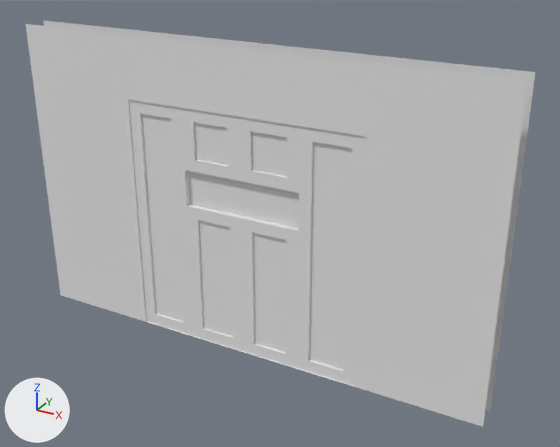
Before and after pictures for a commit that changed the Blender file Assets/LD/Models/Structure/BlastDoor/BlastDoor.blend.
One viewpoint serves both versions: a 50 mm camera at (2.9, -4.73, 3.55) aimed at (0.25, 0.09, 1.14). Every picture has the same lights, and +X, +Y and +Z are marked at lower left.

Names of what the first picture shows: 'BlastDoor', 'Wall'.
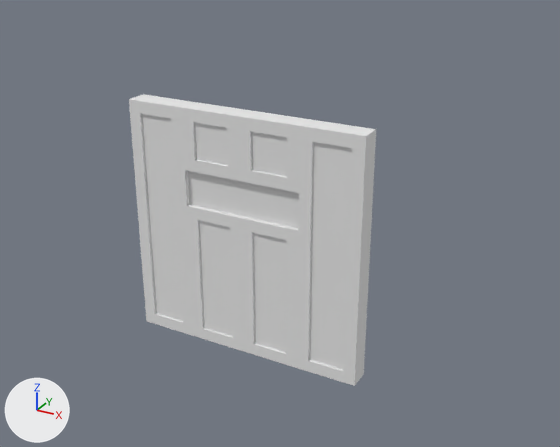
Pixel boxes [x1, y1, x2, y2] of what changed, in the pictures (560 x 447 px):
```json
{"object": "Wall", "change": "deleted", "before": [26, 20, 535, 427]}
```

Edits to the scene script, one JSON object a line:
```json
{"op": "remove", "block": "ob_wall", "code": ["ob_wall = bpy.data.objects.new('Wall', me_wall)", "ob_wall.location = (0.0, 0.0, 0.0)"]}
```
